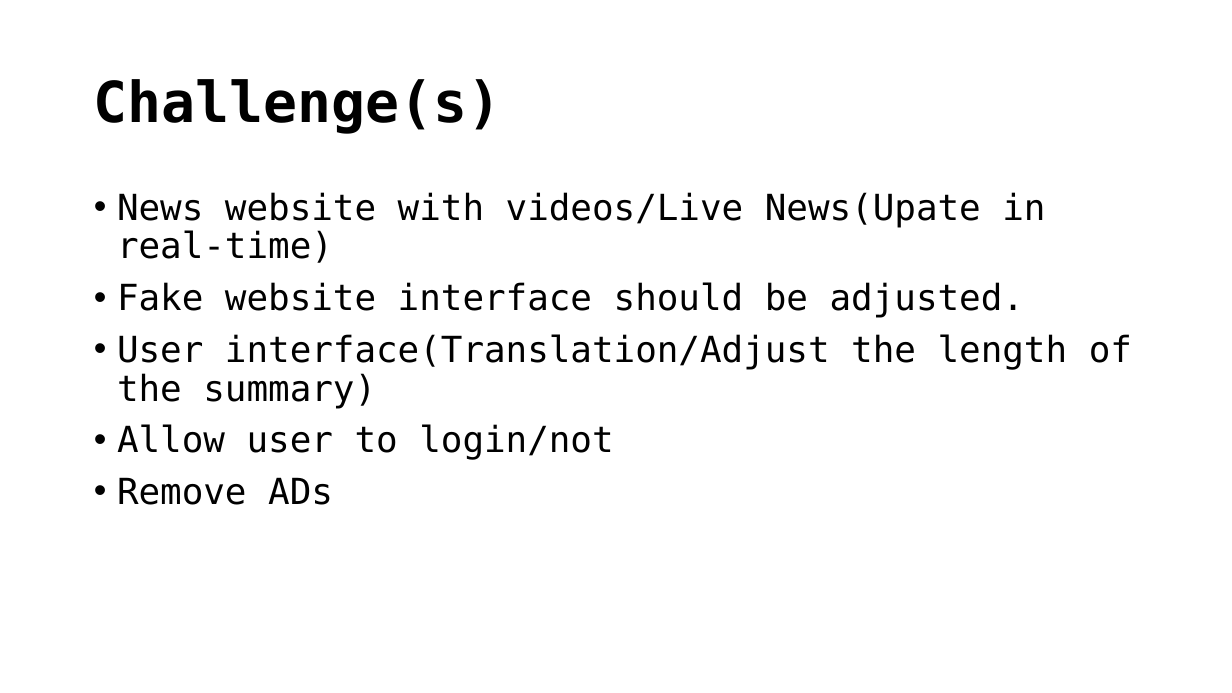
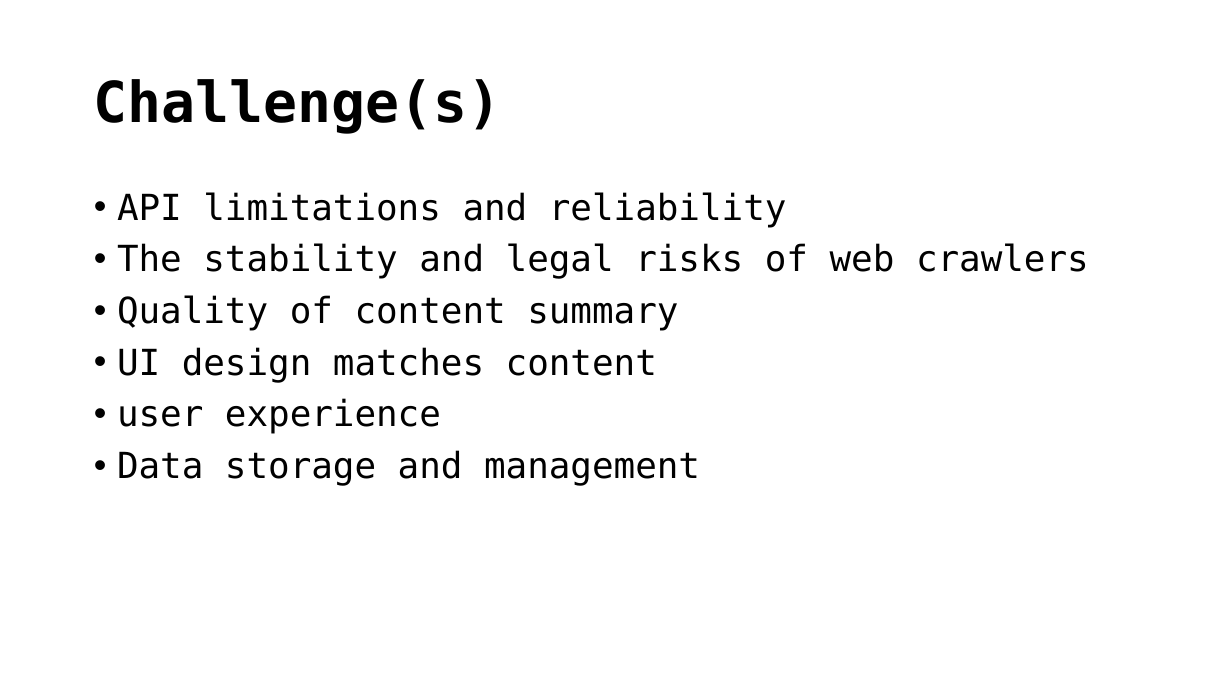
Before and after one commit to VergilOP/Note, a slide deck: slide 8 of University/3rd/Project/Proposal.pptx (slide 7 before the commit). Drawn at 1232x693 pixels with LibreOffice and Linux fonts; fonts in the diff are those of the drawing. Boxes give left, top, right and bottom in pixels: in the first picture for what was removed or moved away, otherwise in the second. Text is boxed around its words. In the diff, an @@ line names an element or a change of style, - is before the commit and + after.

```diff
--- a/University/3rd/Project/Proposal.pptx
+++ b/University/3rd/Project/Proposal.pptx
@@ text at (x1=117, y1=192, x2=1089, y2=486): text changed @@
-• News website with videos/Live News(Upate in real-time)
-• Fake website interface should be adjusted.
-• User interface(Translation/Adjust the length of the summary)
-• Allow user to login/not
-• Remove ADs
+• API limitations and reliability
+• The stability and legal risks of web crawlers
+• Quality of content summary
+• UI design matches content
+• user experience
+• Data storage and management
```
Also in this commit, not shown: 3 other slides changed, 6 slides added, 1 slide removed, 8 other files.
